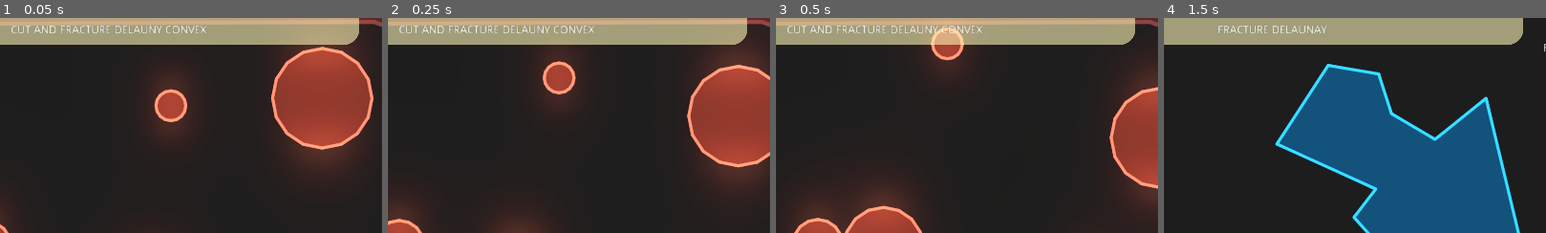
Above: before the commit, frames 1-4 (left to right).
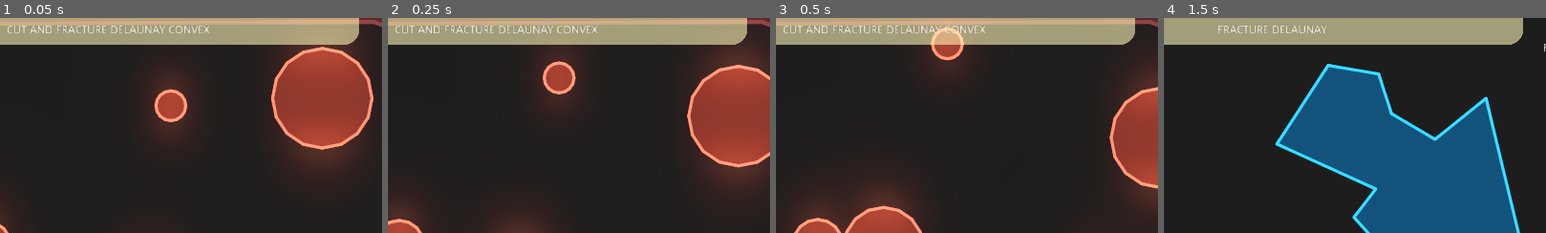
Above: after the commit, the same moments.

Repository: SoloByte/godot-polygon2d-fracture
Game: Godot game, scene res://demo/src/Main.tscn
Two runs of this game, one before a commit and one after it. Both use one fixed random seed, a clock stepped at 60 frames per second and the inputs below.
Inputs (mouse positions are % of the whole screen's width and height, from its top left):
- Up to frame 1 (0.05 s): no input
- Up to frame 2 (0.25 s): no input
- Up to frame 3 (0.5 s): no input
- Up to frame 4 (1.5 s): move the mouse to (72, 45) at 0.52 s; hold Q (auto) 0.53-1.28 s; move the mouse to (30, 55) at 1.27 s; tap W (change-test) at 1.35 s
The pictures show only the part of the screen within x 38-88%, y 0-50%; the shares and areas given below are measured in that part.

The runs differ from the first frame. In frame 1, 1.0% of the frame differs, in the area x 2-55%, y 3-8%; in frame 2, 1.0%; in frame 3, 1.0%; in frame 4, nothing differs.

Commit message:
cut scene basic title typo fixed.

Diff:
--- a/demo/test-scenes/cut-scenes/CutSceneBasic.tscn
+++ b/demo/test-scenes/cut-scenes/CutSceneBasic.tscn
@@ -5,7 +5,7 @@
 [node name="CutSceneBasic" instance=ExtResource( 1 )]
 
 [node name="Title" parent="CanvasLayer" index="0"]
-text = "CUT AND FRACTURE DELAUNY CONVEX"
+text = "CUT AND FRACTURE DELAUNAY CONVEX"
 
 [node name="InfoLabel" parent="CanvasLayer" index="1"]
 text = "CHANGE TEST [W]
